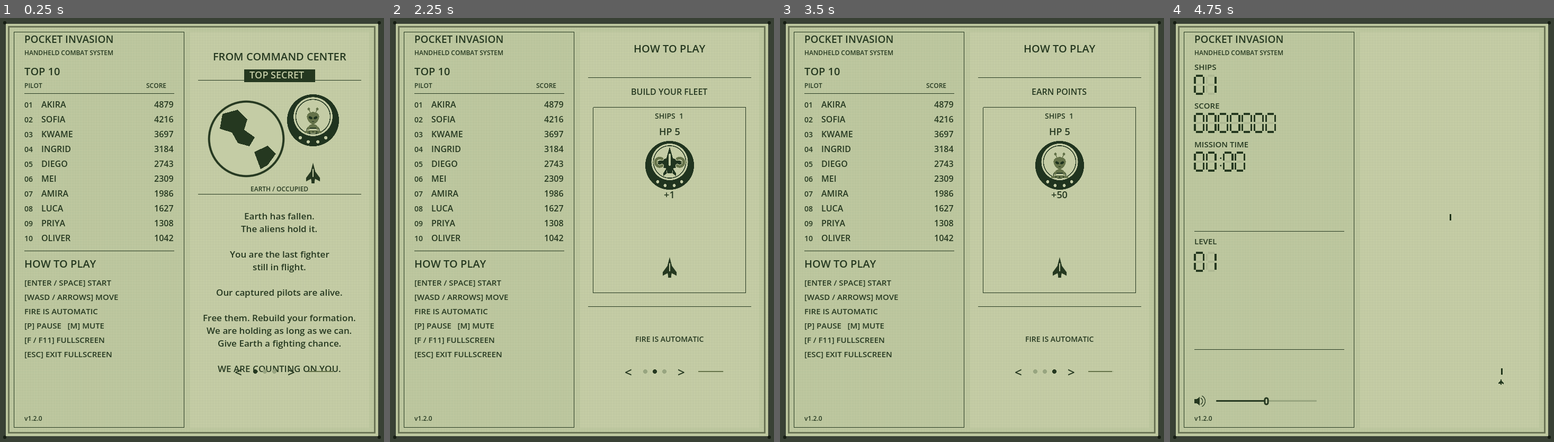
Above: before the commit, frames 1-4 (left to right).
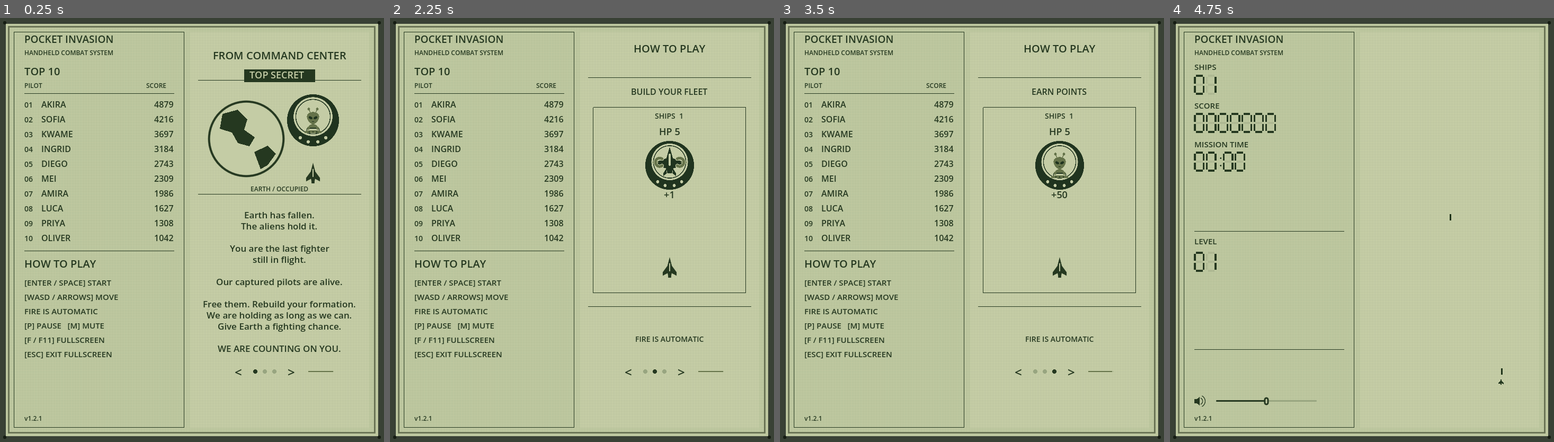
Above: after the commit, the same moments.

Repository: barmassimo/pocket-invasion
Game: Godot game, scene res://scenes/main.tscn
The game is run twice, just before and just after one commit, with the same random seed, the same clock (stepped at 60 frames per second) and the same inputs.
Inputs (mouse positions are in pixels of both pictures, inside the frame that each line leads up to):
- Up to frame 1 (0.25 s): no input
- Up to frame 2 (2.25 s): click "<" at 0.5 s; click (643, 369) at 1.27 s; click (654, 369) at 2.02 s
- Up to frame 3 (3.5 s): click (1052, 369) at 2.77 s
- Up to frame 4 (4.75 s): click ">" at 3.5 s; tap Enter at 4.25 s; move the mouse to (1446, 208) at 4.27 s; hold Right from 4.28 s (still down); tap Ctrl at 4.35 s; click (1446, 208) at 4.42 s; tap Space at 4.52 s

The runs differ from the first frame. In frame 1, 3.1% of the frame differs, in the area x 10-93%, y 8-95%; in frame 2, less than 0.1%; in frame 3, less than 0.1%; in frame 4, less than 0.1%.

Commit message:
Release v1.2.1: fix Web briefing layout

Diff:
--- a/game/project.godot
+++ b/game/project.godot
@@ -2,7 +2,7 @@
 
 [application]
 config/name="Pocket Invasion"
-config/version="1.2.0"
+config/version="1.2.1"
 config/icon="res://assets/icons/app-icon.svg"
 run/main_scene="res://scenes/main.tscn"
 
--- a/game/scripts/story_intro.gd
+++ b/game/scripts/story_intro.gd
@@ -14,9 +14,6 @@
 	mouse_filter = Control.MOUSE_FILTER_IGNORE
 	font.font_names = PackedStringArray(["Consolas", "Courier New"])
 	font.font_weight = 700
-	paragraph(60, "FROM COMMAND CENTER", 20)
-	# One label gives every line and blank paragraph separator the same metrics.
-	paragraph(360, "Earth has fallen.\nThe aliens hold it.\n\nYou are the last fighter\nstill in flight.\n\nOur captured pilots are alive.\n\nFree them. Rebuild your formation.\nWe are holding as long as we can.\nGive Earth a fighting chance.\n\nWE ARE COUNTING ON YOU.", 17)
 
 func _process(delta: float) -> void:
 	if not is_visible_in_tree():
@@ -26,18 +23,14 @@
 	queue_redraw()
 
 func paragraph(y: float, text: String, size: int) -> void:
-	var label := Label.new()
-	label.position = Vector2(16, y - size)
-	label.size.x = 326
-	label.text = text
-	label.horizontal_alignment = HORIZONTAL_ALIGNMENT_CENTER
-	label.add_theme_font_override("font", font)
-	label.add_theme_font_size_override("font_size", size)
-	label.add_theme_constant_override("line_spacing", 0)
-	label.add_theme_color_override("font_color", INK)
-	add_child(label)
+	# Fixed baselines keep fallback font metrics from moving text into navigation.
+	var lines: PackedStringArray = text.split("\n")
+	for i: int in range(lines.size()):
+		draw_string(font, Vector2(16, y + i * 21), lines[i], HORIZONTAL_ALIGNMENT_CENTER, 326, size, INK)
 
 func _draw() -> void:
+	paragraph(60, "FROM COMMAND CENTER", 20)
+	paragraph(360, "Earth has fallen.\nThe aliens hold it.\n\nYou are the last fighter\nstill in flight.\n\nOur captured pilots are alive.\n\nFree them. Rebuild your formation.\nWe are holding as long as we can.\nGive Earth a fighting chance.\n\nWE ARE COUNTING ON YOU.", 17)
 	draw_line(Vector2(25, 100), Vector2(333, 100), INK)
 	draw_rect(Rect2(112, 79, 134, 24), INK)
 	draw_string(font, Vector2(122, 96), "TOP SECRET", HORIZONTAL_ALIGNMENT_LEFT, -1, 18, PAPER)
Not shown, changed: docs/ARCHITECTURE.md
Not shown, changed: docs/CHANGELOG.md
